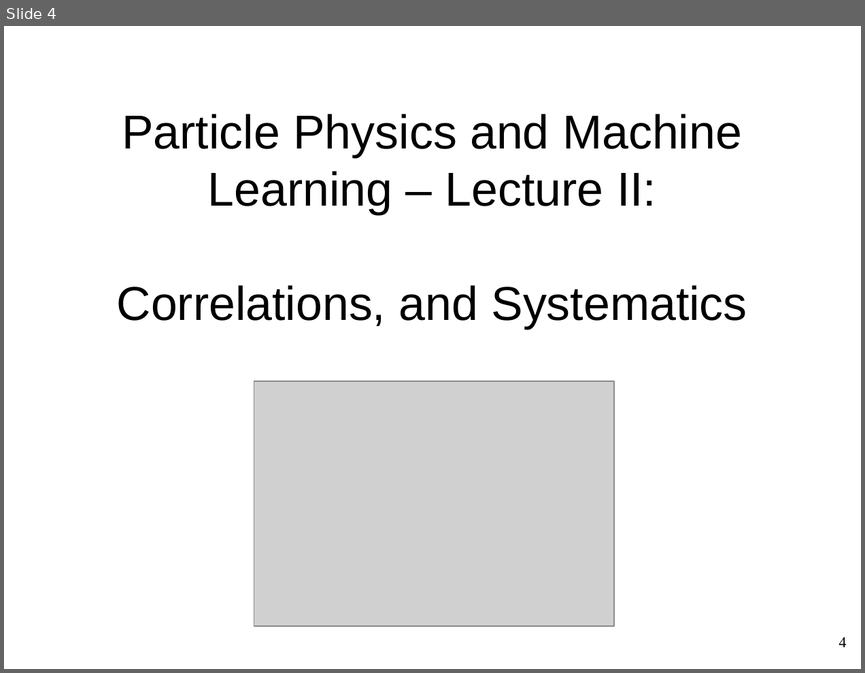
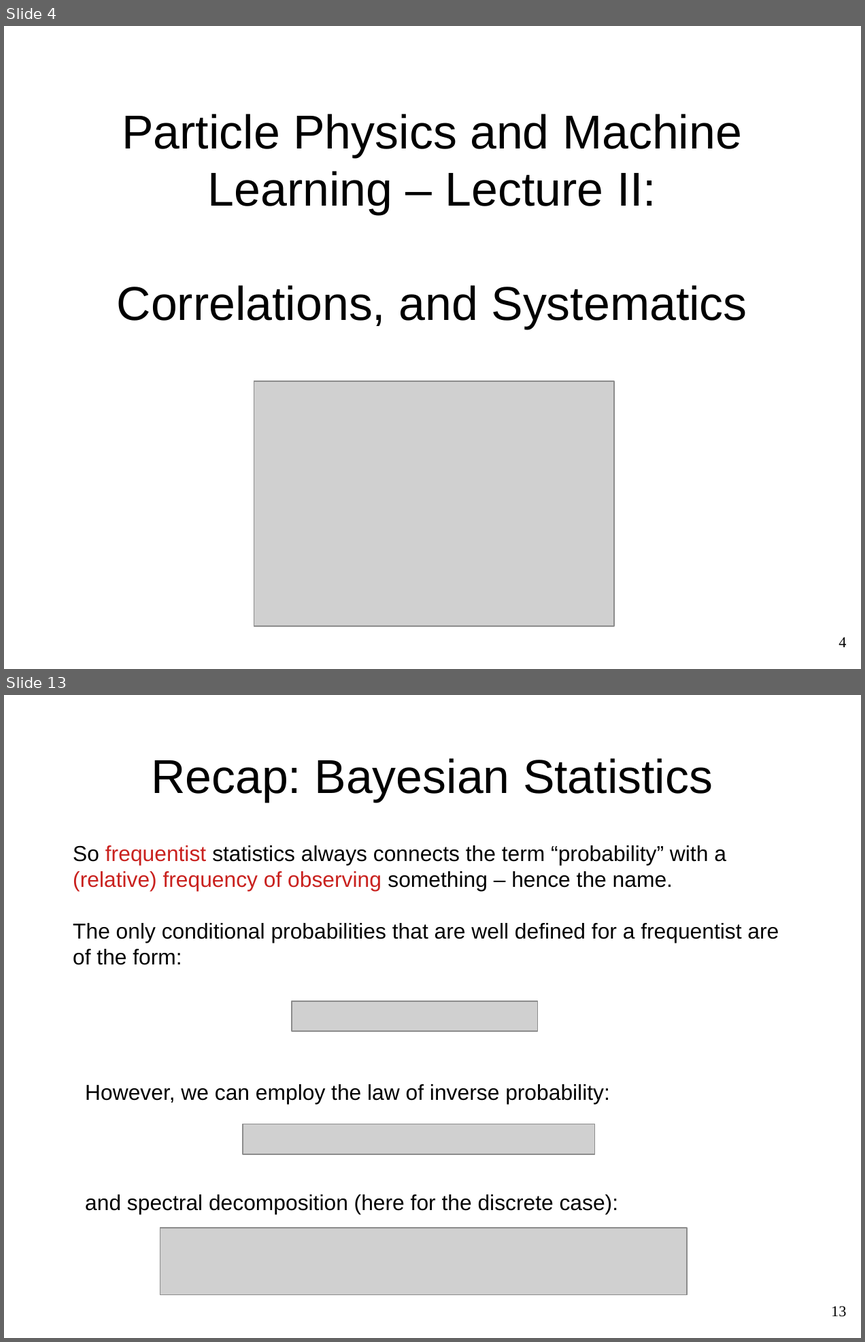
Before and after one commit to WolfgangWaltenberger/winterschool, a slide deck: systematics.odp. Shown one above the other, each under a label of ours: slide 4 before the commit, slides 4 and 13 after it; the slides between them are not shown. The pictures are 865x673 and 865x1342 pixels, drawn with LibreOffice and Linux fonts; fonts in the diff are those of the drawing; grey boxes stand for pictures. Boxes give left, top, right and bottom in pixels: in the first picture for what was removed or moved away, otherwise in the second. Text is boxed around its words. In the diff, an @@ line names an element or a change of style, - is before the commit and + after.

```diff
--- a/systematics.odp
+++ b/systematics.odp
@@ slide 13 added at [4, 695, 861, 1338], background #FFFFFF @@
@@ title added at [151, 758, 713, 802], 44 pt, text #000000 @@
+Recap: Bayesian Statistics
@@ text added at [73, 845, 779, 965], 20 pt, text #000000 @@
+So frequentist statistics always connects the term “probability” with a
+(relative) frequency of observing something – hence the name.
+The only conditional probabilities that are well defined for a frequentist are
+of the form:
@@ picture added at [292, 1001, 537, 1032] @@
@@ text added at [85, 1084, 610, 1104], 20 pt, text #000000 @@
+However, we can employ the law of inverse probability:
@@ picture added at [243, 1124, 595, 1155] @@
@@ text added at [85, 1194, 619, 1214], 20 pt, text #000000 @@
+and spectral decomposition (here for the discrete case):
@@ picture added at [160, 1227, 687, 1295] @@
@@ page number added at [831, 1306, 846, 1317], 14 pt, text #000000 @@
+13
```
Also in this commit, not shown: 1 slide changed, 16 other slides added, 1 slide removed.
